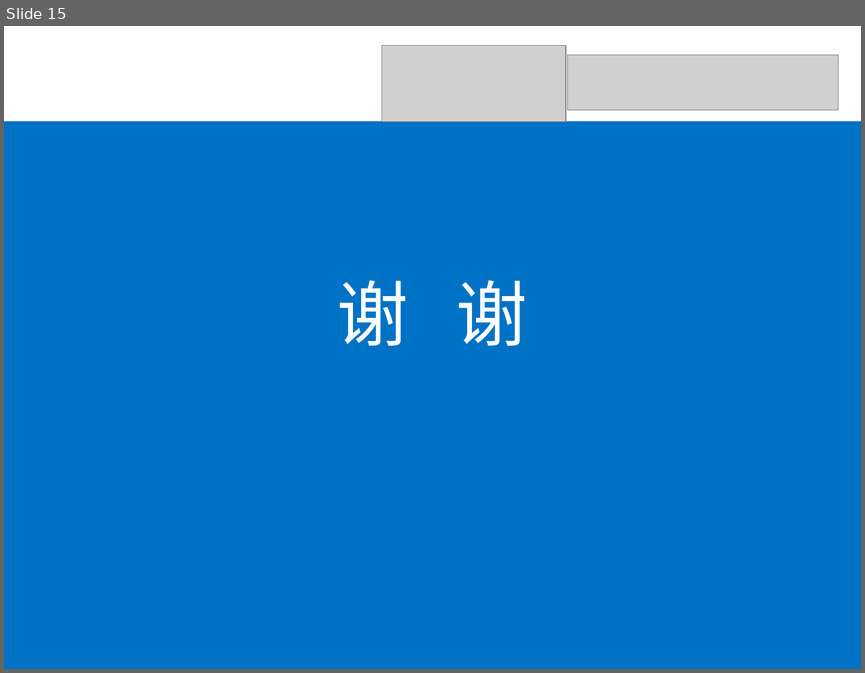
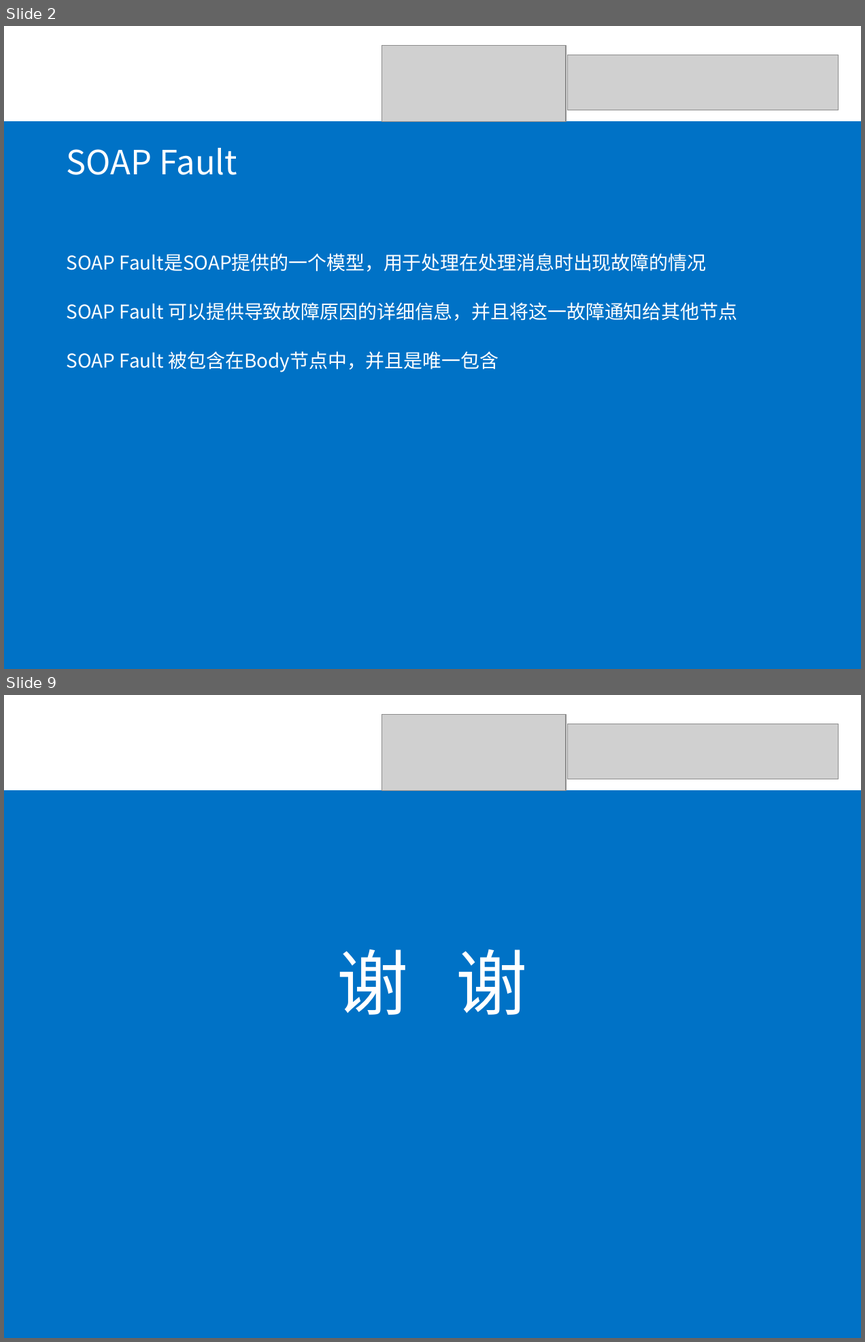
Before and after one commit to SOATeam/homework, a slide deck: assignment5/SOAP Fault课堂报告/SOAP Fault课堂报告.ppt. Shown one above the other, each under a label of ours: slide 15 before the commit, slides 2 and 9 after it; the slides between them are not shown. The pictures are 865x673 and 865x1342 pixels, drawn with LibreOffice and Linux fonts; fonts in the diff are those of the drawing; grey boxes stand for pictures. Boxes give left, top, right and bottom in pixels: in the first picture for what was removed or moved away, otherwise in the second. Text is boxed around its words. In the diff, an @@ line names an element or a change of style, - is before the commit and + after.

```diff
--- a/assignment5/SOAP Fault课堂报告/SOAP Fault课堂报告.ppt
+++ b/assignment5/SOAP Fault课堂报告/SOAP Fault课堂报告.ppt
@@ slide 2 added at (x1=4, y1=26, x2=861, y2=669), background #FFFFFF @@
@@ picture added at (x1=382, y1=46, x2=566, y2=122) @@
@@ picture added at (x1=568, y1=55, x2=838, y2=110) @@
@@ rectangle added at (x1=4, y1=121, x2=861, y2=669), fill #0072C6 @@
@@ text added at (x1=67, y1=148, x2=237, y2=175), 28 pt, text #FFFFFF @@
+SOAP Fault
@@ text added at (x1=67, y1=253, x2=706, y2=271), 16 pt, text #FFFFFF @@
+SOAP Fault是SOAP提供的一个模型，用于处理在处理消息时出现故障的情况
@@ text added at (x1=67, y1=302, x2=737, y2=320), 16 pt, text #FFFFFF @@
+SOAP Fault 可以提供导致故障原因的详细信息，并且将这一故障通知给其他节点
@@ text added at (x1=67, y1=351, x2=498, y2=372), 16 pt, text #FFFFFF @@
+SOAP Fault 被包含在Body节点中，并且是唯一包含
@@ what was slide 15 is now slide 9 @@
```
Also in this commit, not shown: 2 slides changed, 5 other slides added, 12 slides removed.
